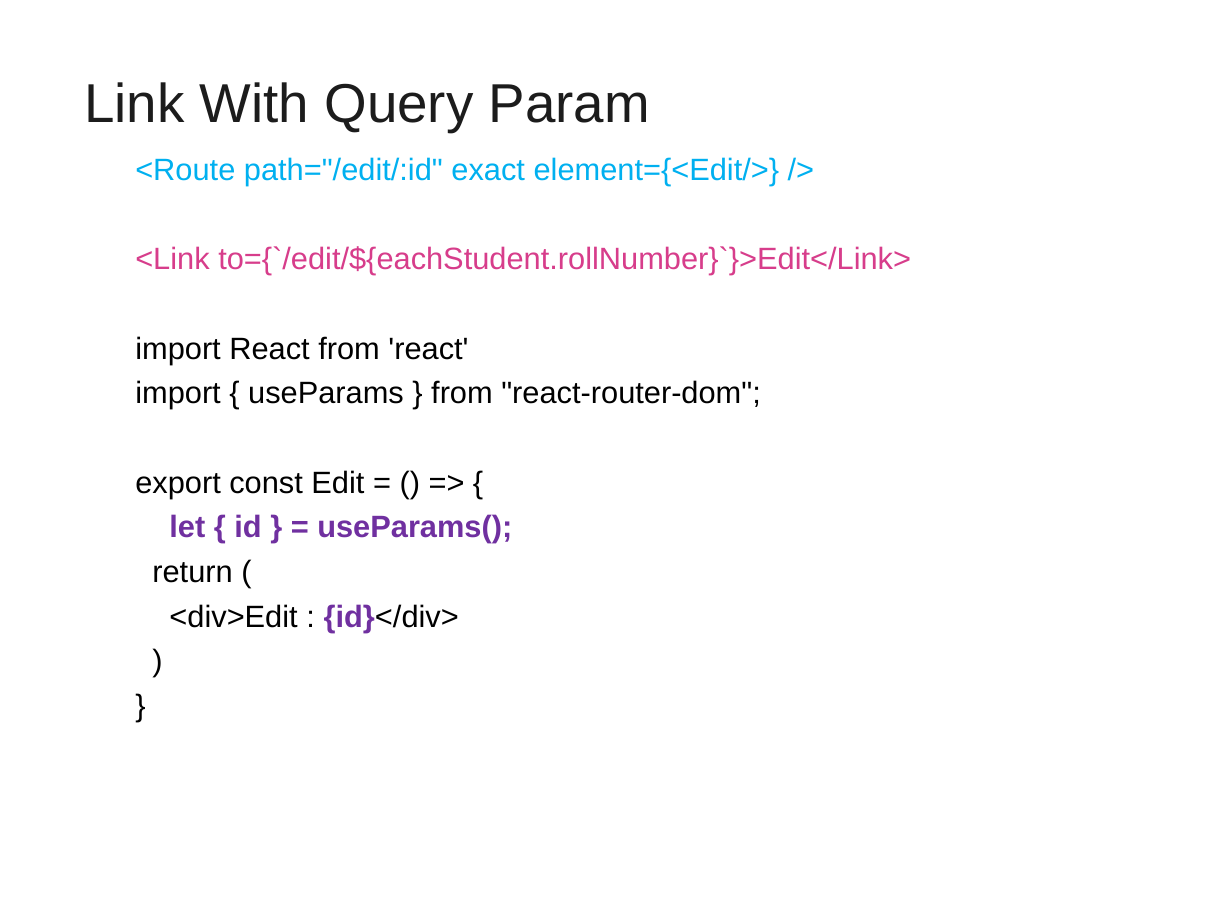
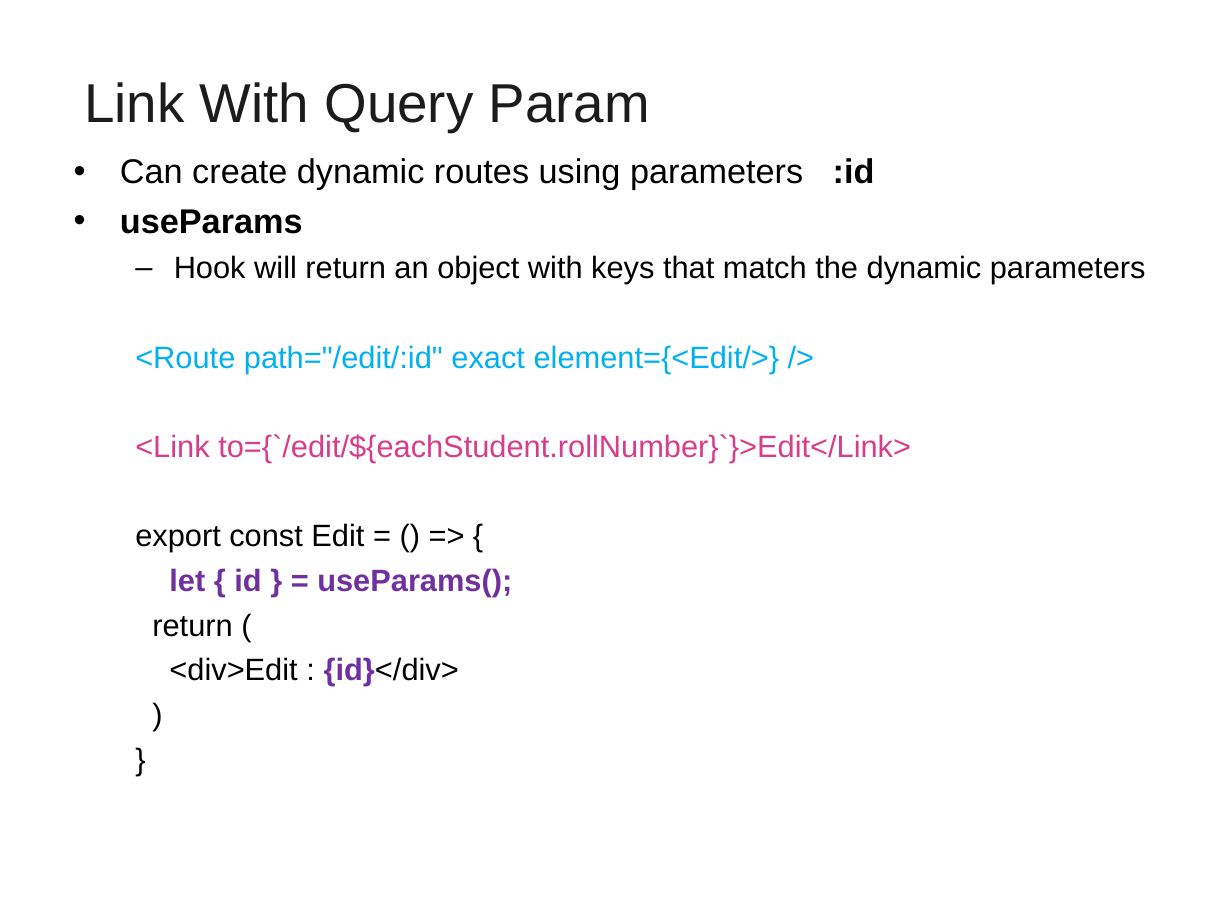
Before and after one commit to vatsanTraining/travel-agency, a slide deck: slide 146 of ReactJS_Module1.ppt (slide 147 before the commit). Drawn at 1232x924 pixels with LibreOffice and Linux fonts; fonts in the diff are those of the drawing; background and template pictures are left out. Boxes give left, top, right and bottom in pixels: in the first picture for what was removed or moved away, otherwise in the second. Text is boxed around its words. In the diff, an @@ line names an element or a change of style, - is before the commit and + after.

```diff
--- a/ReactJS_Module1.ppt
+++ b/ReactJS_Module1.ppt
@@ text at (120, 158, 1146, 284): paragraphs added @@
+• Can create dynamic routes using parameters :id
+• useParams
+  – Hook will return an object with keys that match the dynamic parameters
@@ text at (135, 336, 760, 409): paragraphs removed @@
-  import React from 'react'
-  import { useParams } from "react-router-dom";
@@ text at (135, 345, 911, 686): indent changed @@
```
Also in this commit, not shown: 11 other slides changed, 6 slides added, 3 slides removed.
